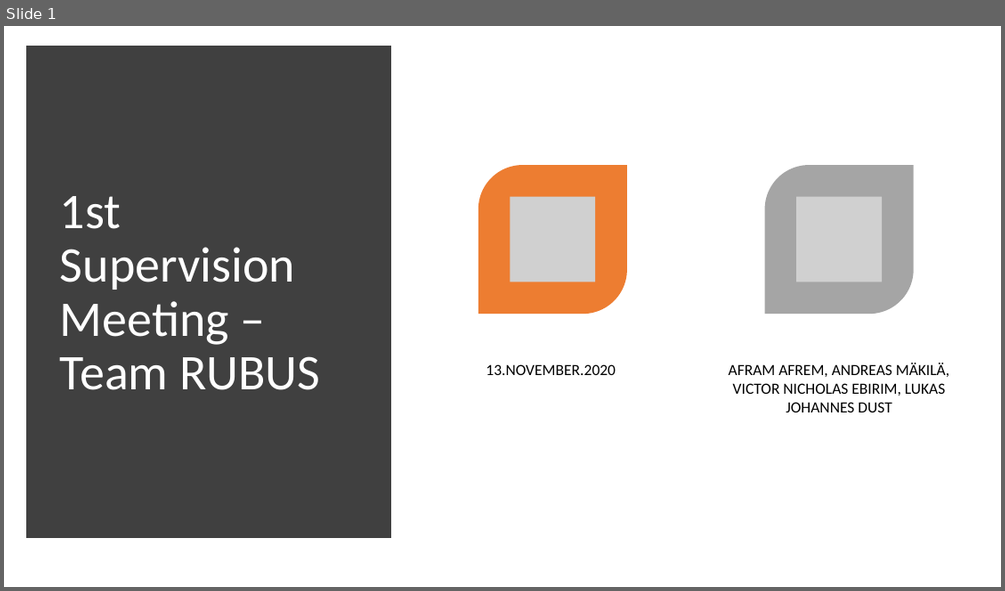
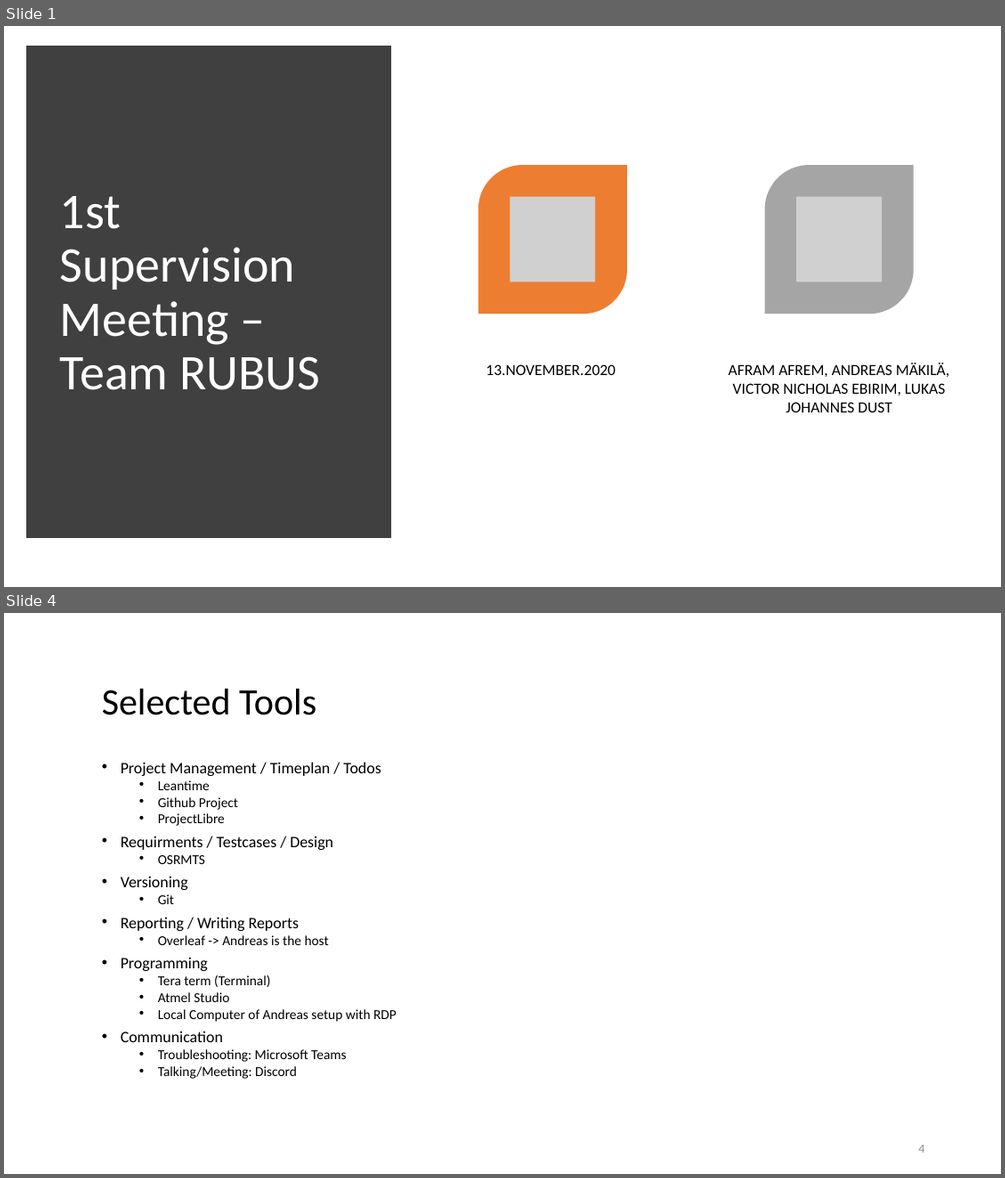
Before and after one commit to AymenNouidha/Rosa, a slide deck: 04_Presentations/01_Supervision_Meetings/01_Supervision_Meeting.pptx. Shown one above the other, each under a label of ours: slide 1 before the commit, slides 1 and 4 after it; the slides between them are not shown. The pictures are 1005x591 and 1005x1178 pixels, drawn with LibreOffice and Linux fonts; fonts in the diff are those of the drawing; grey boxes stand for pictures; background and template pictures are left out. Boxes give left, top, right and bottom in pixels: in the first picture for what was removed or moved away, otherwise in the second. Text is boxed around its words. In the diff, an @@ line names an element or a change of style, - is before the commit and + after.

```diff
--- a/04_Presentations/01_Supervision_Meetings/01_Supervision_Meeting.pptx
+++ b/04_Presentations/01_Supervision_Meetings/01_Supervision_Meeting.pptx
@@ slide 4 added at box(4, 613, 1001, 1174), background #FFFFFF @@
@@ title added at box(102, 689, 316, 715), 36 pt, text #000000 @@
+Selected Tools
@@ text added at box(121, 762, 396, 1078), 13.2 pt, text #000000 @@
+• Project Management / Timeplan / Todos
+  • Leantime
+  • Github Project
+  • ProjectLibre
+• Requirments / Testcases / Design
+  • OSRMTS
+• Versioning
+  • Git
+• Reporting / Writing Reports
+  • Overleaf -> Andreas is the host
+• Programming
+  • Tera term (Terminal)
+  • Atmel Studio
+  • Local Computer of Andreas setup with RDP
+• Communication
+  • Troubleshooting: Microsoft Teams
+  • Talking/Meeting: Discord
@@ page number added at box(918, 1144, 924, 1152), 12 pt, text #8C8C8C @@
+4
```
Also in this commit, not shown: 1 slide changed, 5 other slides added, 1 slide removed, 9 other files.
